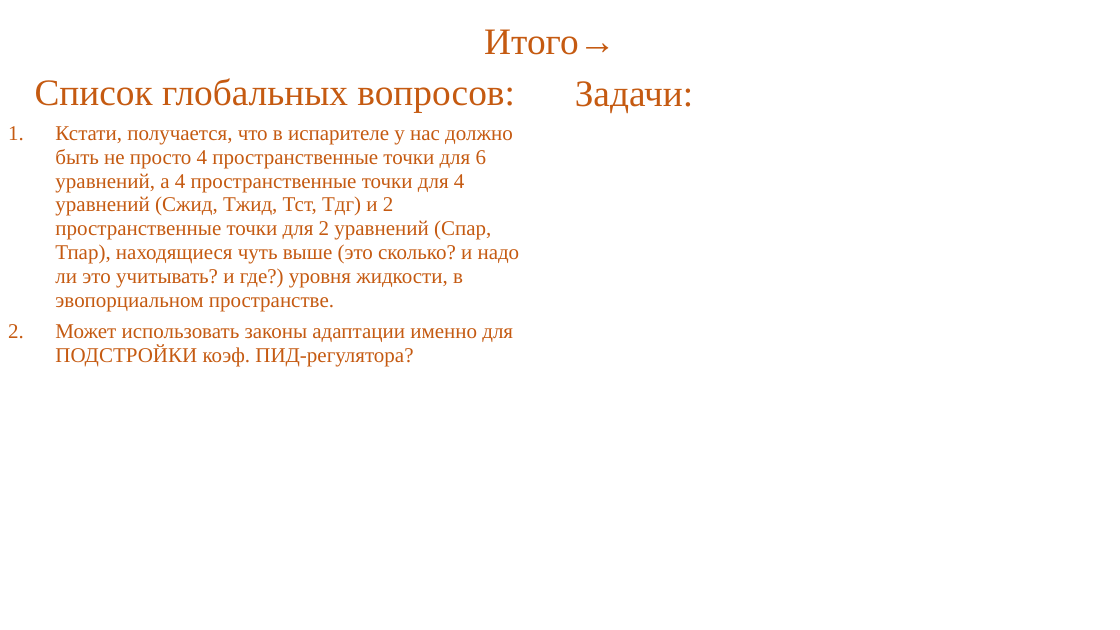
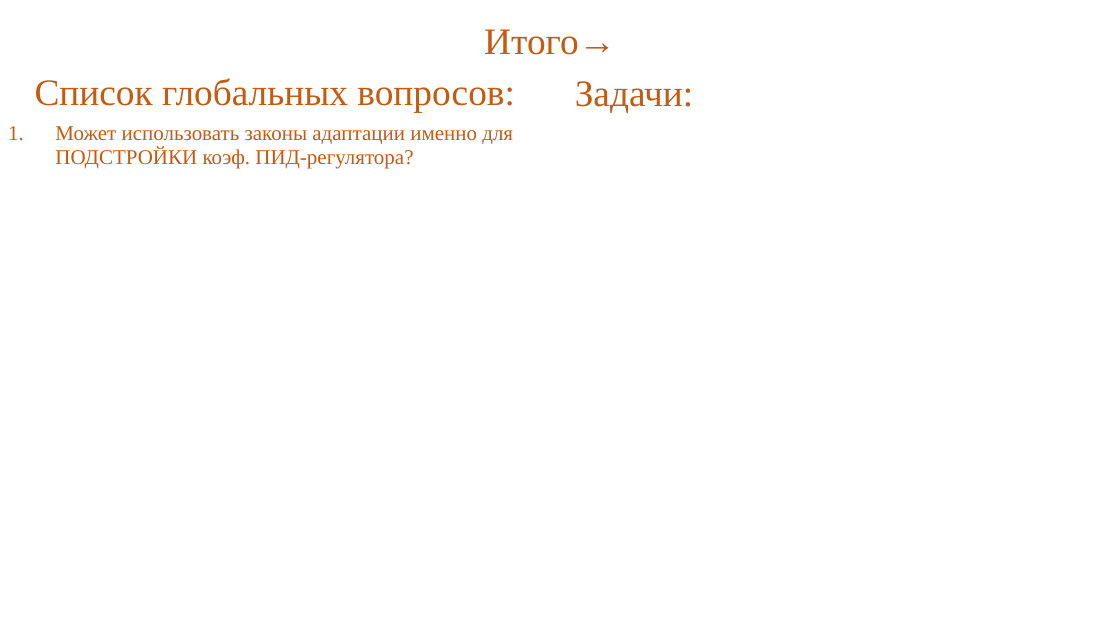
Before and after one commit to Rivares/Ph.D, a slide deck: slide 23 of 0_Docs_dir/3_General/Отчёт руководителям.pptx. Drawn at 1120x630 pixels with LibreOffice and Linux fonts; fonts in the diff are those of the drawing. Boxes give left, top, right and bottom in pixels: in the first picture for what was removed or moved away, otherwise in the second. Text is boxed around its words. In the diff, an @@ line names an element or a change of style, - is before the commit and + after.

```diff
--- a/0_Docs_dir/3_General/Отчёт руководителям.pptx
+++ b/0_Docs_dir/3_General/Отчёт руководителям.pptx
@@ text at (55, 126, 520, 312): paragraph removed @@
-1. Кстати, получается, что в испарителе у нас должно быть не просто 4 пространственные точки для 6 уравнений, а 4 пространственные точки для 4 уравнений (Сжид, Тжид, Тст, Тдг) и 2 пространственные точки для 2 уравнений (Спар, Тпар), находящиеся чуть выше (это сколько? и надо ли это учитывать? и где?) уровня жидкости, в эвопорциальном пространстве.
```
Also in this commit, not shown: 1 other slide changed, 28 other files.
